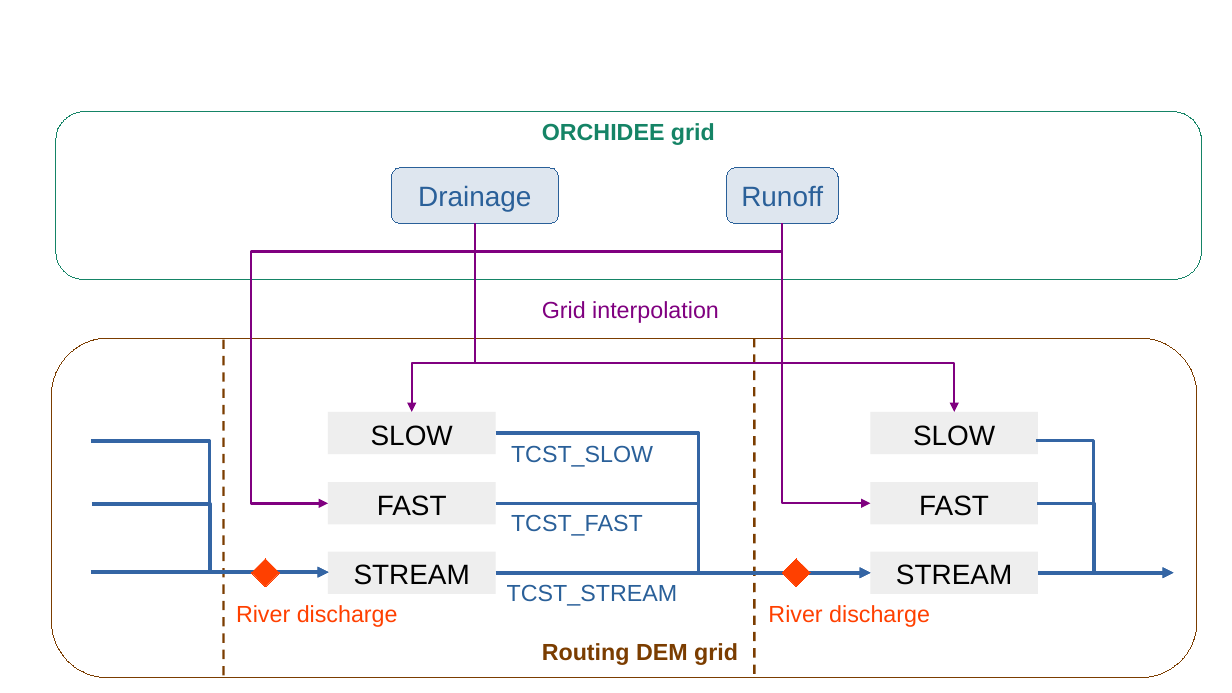
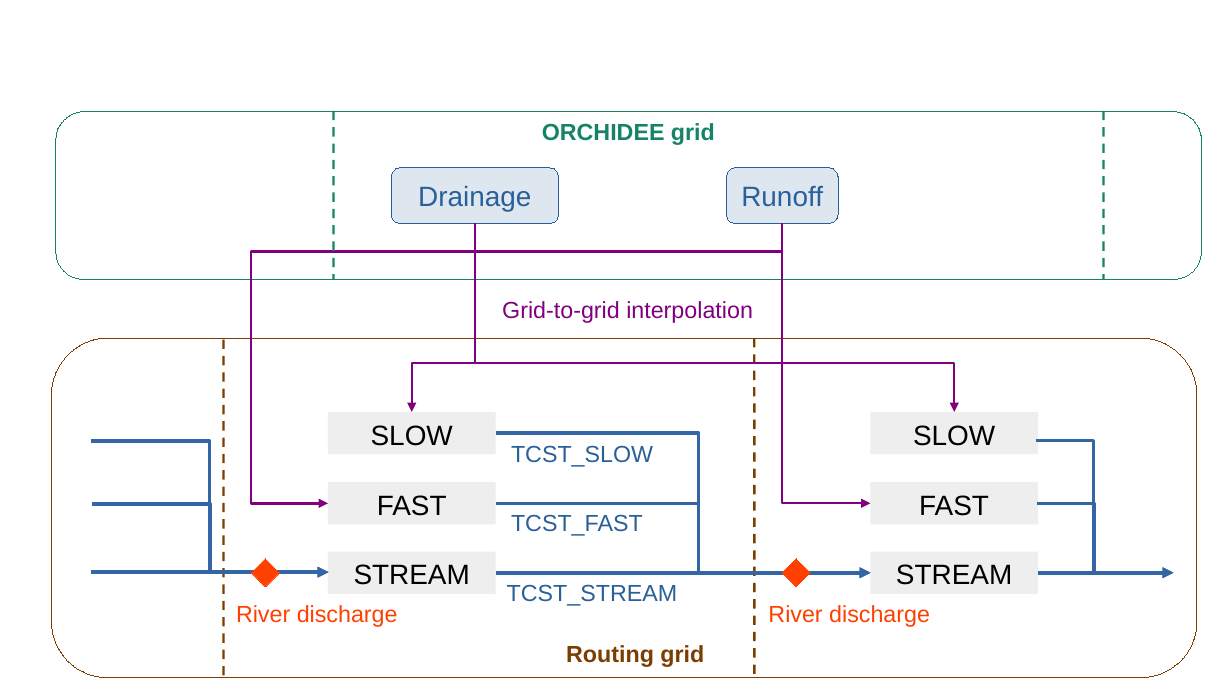
Before and after one commit to ptiengou/Manuscrit_LaTeX, a slide deck: slide 6 of figures.odp. Drawn at 1232x693 pixels with LibreOffice and Linux fonts; fonts in the diff are those of the drawing. Boxes give left, top, right and bottom in pixels: in the first picture for what was removed or moved away, otherwise in the second. Text is boxed around its words. In the diff, an @@ line names an element or a change of style, - is before the commit and + after.

```diff
--- a/figures.odp
+++ b/figures.odp
@@ line added from (333, 111) to (333, 279), #158466 1.5 pt dashed @@
@@ line added from (1103, 111) to (1103, 279), #158466 1.5 pt dashed @@
@@ text at (x1=502, y1=301, x2=753, y2=323): text changed @@
-Grid interpolation
+Grid-to-grid interpolation
@@ text at (x1=566, y1=645, x2=704, y2=667): text changed @@
-Routing DEM grid
+Routing grid
```
Also in this commit, not shown: 1 other slide changed.
